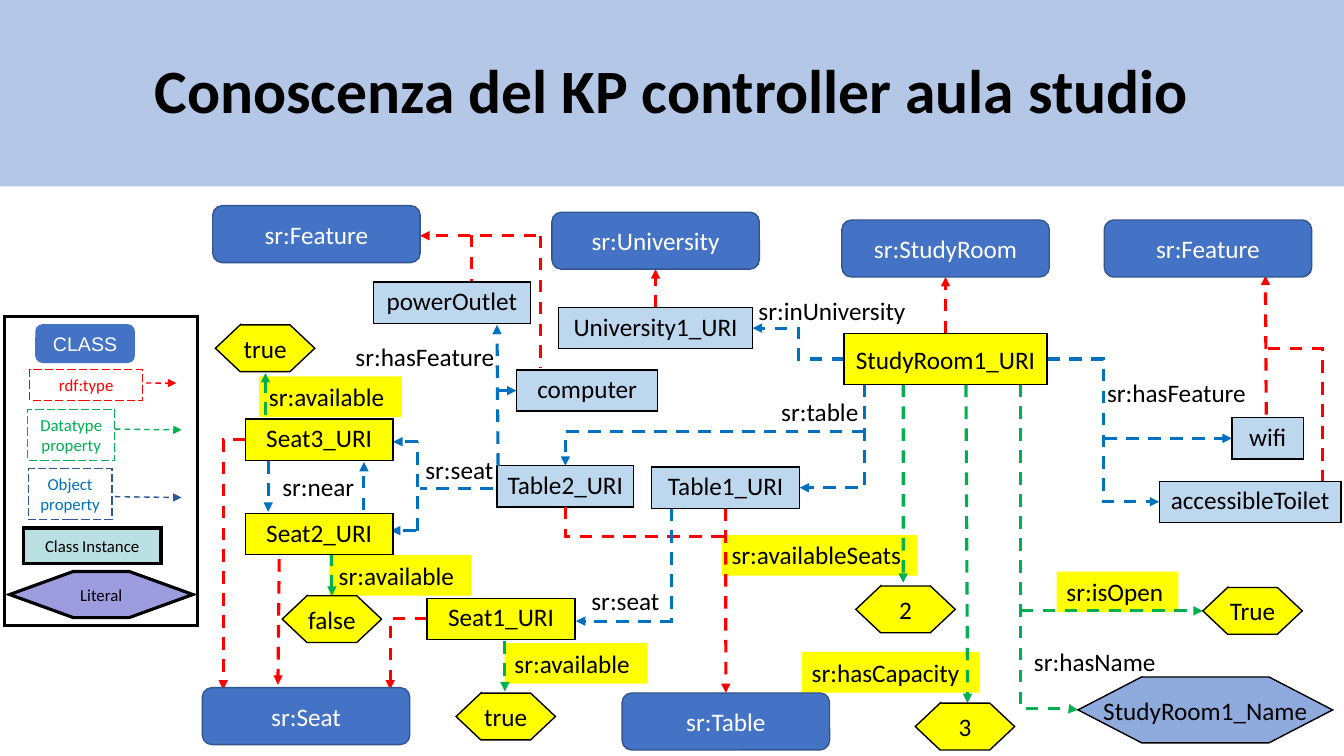
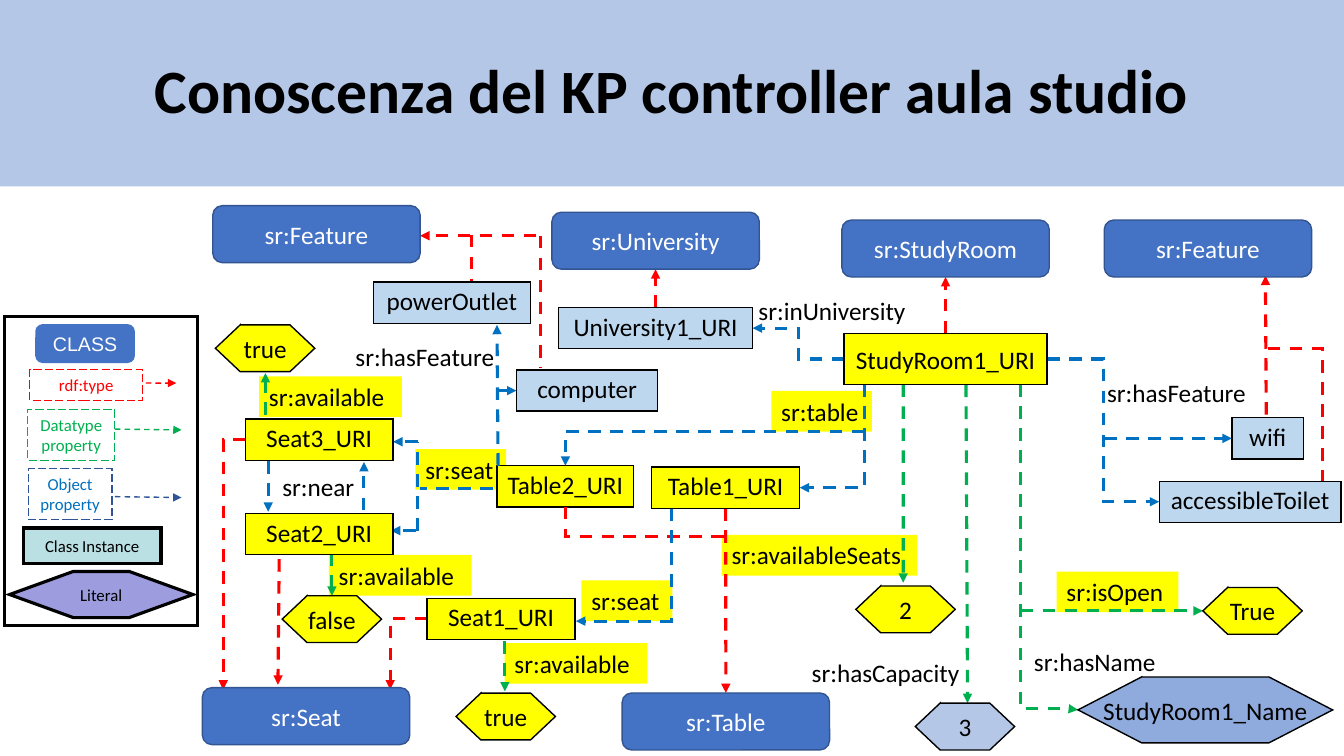
Before and after one commit to matte21/CalcM, a slide deck: slide 13 of ontologia.pptx. Drawn at 1344x756 pixels with LibreOffice and Linux fonts; fonts in the diff are those of the drawing. Boxes give left, top, right and bottom in pixels: in the first picture for what was removed or moved away, otherwise in the second. Text is boxed around its words. In the diff, an @@ line names an element or a change of style, - is before the commit and + after.

Commit message:
Aggiunge modifiche minori alla conoscenza del controller di aula studio Modifica la slide che mostra la conoscenza del KP controller di aula studio. Toglie la visibilità di sr:hasCapacity e aggiunge la visibilità sui tavoli e la relazione sr:seat

```diff
--- a/ontologia.pptx
+++ b/ontologia.pptx
@@ 3 rectangles, 1 text: place and size @@
-3 rectangles, 1 text at box(425, 403, 980, 693)
+3 rectangles, 1 text at box(415, 391, 960, 686)
@@ fill none to #FFFF00 in 3 elements at box(771, 391, 872, 432), box(582, 581, 673, 621), box(415, 450, 506, 490) @@
@@ text "Table2_URI" at box(497, 466, 634, 507): fill #BDD7EE to #FFFF00 @@
@@ rectangle "Table1_URI" at box(651, 467, 800, 508): fill #BDD7EE to #FFFF00 @@
@@ text "sr:hasCapacity" at box(812, 664, 960, 686): fill #FFFF00 to none @@
@@ freeform shape "3" at box(915, 703, 1015, 750): fill #FFFF00 to #B4C7E7 @@
```
Also in this commit, not shown: 1 other slide changed.
